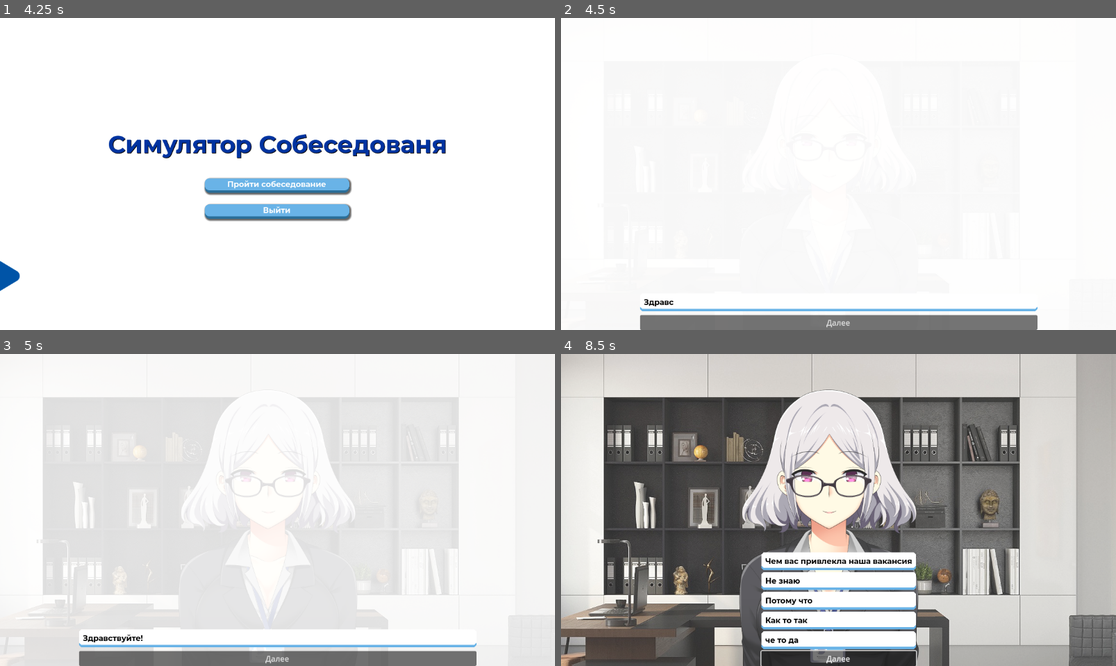
Above: before the commit, frames 1-4 (two rows, left to right).
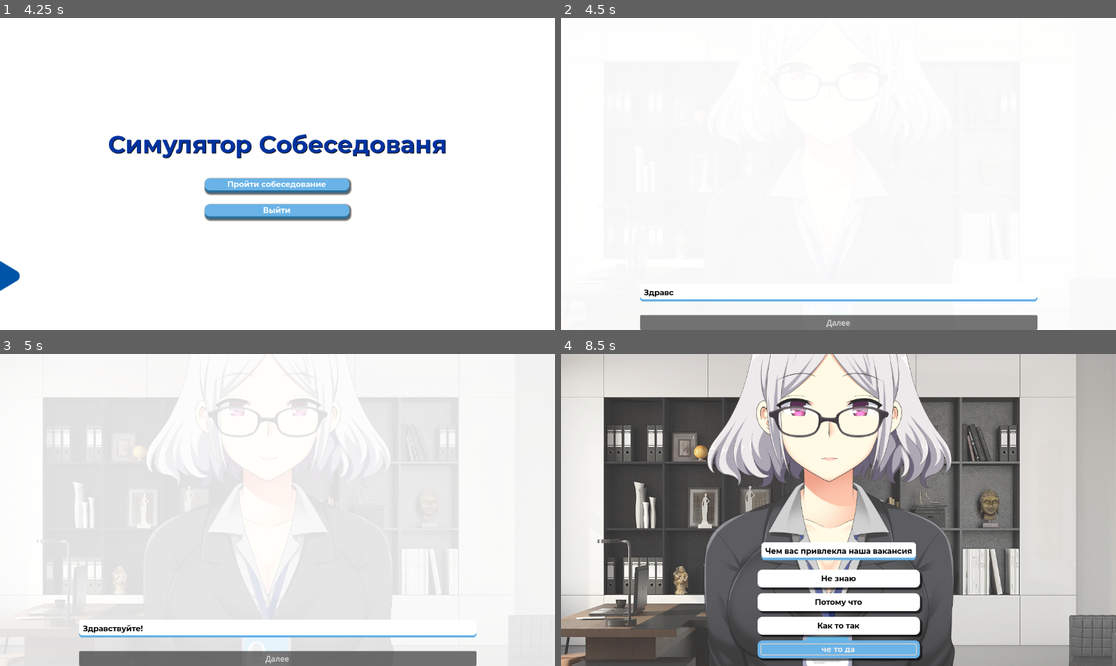
Above: after the commit, the same moments.

Repository: Baral-Chief-of-Compliance/InterviewSimulator
Game: Godot game, scene res://scenes/logo_load.tscn
The game is run twice, just before and just after one commit, with the same random seed, the same clock (stepped at 60 frames per second) and the same inputs.
Inputs (mouse positions are in pixels of both pictures, inside the frame that each line leads up to):
- Up to frame 1 (4.25 s): tap Enter at 2.75 s
- Up to frame 2 (4.5 s): click "Пройти собеседование" at 4.25 s
- Up to frame 3 (5 s): no input
- Up to frame 4 (8.5 s): click "Далее" at 5 s; click (838, 578) at 5.75 s, where only the run after the commit has a clickable "Не знаю"; click (838, 603) at 6.5 s, where only the run after the commit has a clickable "Потому что"; click (838, 625) at 7.25 s, where only the run after the commit has a clickable "Как то так"; click (838, 650) at 8 s, where only the run after the commit has a clickable "че то да"

Frame 1 is identical in both runs. In frame 2, 1.4% of the frame differs, in the area x 14-86%, y 87-94%; in frame 3, 6.5%; in frame 4, 27%, in the area x 25-71%, y 0-100%.

Commit message:
add reaction on answers

Diff:
--- /dev/null
+++ b/scenes/GameManager.gd
@@ -0,0 +1,44 @@
+extends Node
+
+
+class_name GameManager
+@onready var director = $"../VBoxContainer/Director"
+
+func change_reaction(reaction):
+
+	match reaction:
+		"smile":
+			$"../VBoxContainer/Director/sad".hide()
+			$"../VBoxContainer/Director/delighted".hide()
+			$"../VBoxContainer/Director/normal".hide()
+			$"../VBoxContainer/Director/shocked".hide()
+			$"../VBoxContainer/Director/smile".show()
+			print("smile")
+		"sad":
+			$"../VBoxContainer/Director/smile".hide()
+			$"../VBoxContainer/Director/delighted".hide()
+			$"../VBoxContainer/Director/normal".hide()
+			$"../VBoxContainer/Director/shocked".hide()
+			$"../VBoxContainer/Director/sad".show()
+			print("sad")
+		"delighted":
+			$"../VBoxContainer/Director/smile".hide()
+			$"../VBoxContainer/Director/sad".hide()
+			$"../VBoxContainer/Director/normal".hide()
+			$"../VBoxContainer/Director/shocked".hide()
+			$"../VBoxContainer/Director/delighted".show()
+			print("delighted")
+		"normal":
+			$"../VBoxContainer/Director/smile".hide()
+			$"../VBoxContainer/Director/sad".hide()
+			$"../VBoxContainer/Director/delighted".hide()
+			$"../VBoxContainer/Director/shocked".hide()
+			$"../VBoxContainer/Director/normal".show()
+			print("normal")
+		"shocked":
+			$"../VBoxContainer/Director/smile".hide()
+			$"../VBoxContainer/Director/sad".hide()
+			$"../VBoxContainer/Director/delighted".hide()
+			$"../VBoxContainer/Director/normal".hide()
+			$"../VBoxContainer/Director/shocked".show()
+			print("shocked")
--- /dev/null
+++ b/scenes/answer.gd
@@ -0,0 +1,13 @@
+extends Button
+
+
+var buttonLabel = ""
+var emotionalColor = ""
+var score = 0
+
+func _ready():
+	text = buttonLabel
+
+func _on_pressed():
+	var GameManager = get_tree().get_root().get_node("Game/GameManager")
+	GameManager.change_reaction(emotionalColor)
--- /dev/null
+++ b/scenes/answer.tscn
@@ -0,0 +1,57 @@
+[gd_scene load_steps=6 format=3 uid="uid://dso152qbhn751"]
+
+[ext_resource type="FontFile" uid="uid://but58youek45h" path="res://fonts/Montserrat-Bold.ttf" id="1_5xgb1"]
+[ext_resource type="Script" path="res://scenes/answer.gd" id="2_a1qa1"]
+
+[sub_resource type="StyleBoxFlat" id="StyleBoxFlat_68u2e"]
+bg_color = Color(1, 1, 1, 1)
+corner_radius_top_left = 10
+corner_radius_top_right = 10
+corner_radius_bottom_right = 10
+corner_radius_bottom_left = 10
+expand_margin_left = 8.0
+expand_margin_top = 8.0
+expand_margin_right = 8.0
+expand_margin_bottom = 8.0
+shadow_size = 2
+shadow_offset = Vector2(4, 4)
+
+[sub_resource type="StyleBoxFlat" id="StyleBoxFlat_u3jtg"]
+bg_color = Color(0.411765, 0.701961, 0.905882, 1)
+corner_radius_top_left = 10
+corner_radius_top_right = 10
+corner_radius_bottom_right = 10
+corner_radius_bottom_left = 10
+expand_margin_left = 8.0
+expand_margin_top = 8.0
+expand_margin_right = 8.0
+expand_margin_bottom = 8.0
+shadow_size = 2
+shadow_offset = Vector2(4, 4)
+
+[sub_resource type="StyleBoxFlat" id="StyleBoxFlat_t62sq"]
+bg_color = Color(0.172549, 0.447059, 0.623529, 1)
+corner_radius_top_left = 10
+corner_radius_top_right = 10
+corner_radius_bottom_right = 10
+corner_radius_bottom_left = 10
+expand_margin_left = 8.0
+expand_margin_top = 8.0
+expand_margin_right = 8.0
+expand_margin_bottom = 8.0
+shadow_size = 4
+
+[node name="answer" type="Button"]
+texture_filter = 1
+offset_right = 8.0
+offset_bottom = 8.0
+theme_override_colors/font_color = Color(0, 0, 0, 1)
+theme_override_fonts/font = ExtResource("1_5xgb1")
+theme_override_font_sizes/font_size = 16
+theme_override_styles/normal = SubResource("StyleBoxFlat_68u2e")
+theme_override_styles/hover = SubResource("StyleBoxFlat_u3jtg")
+theme_override_styles/pressed = SubResource("StyleBoxFlat_t62sq")
+text = "Тестовое название"
+script = ExtResource("2_a1qa1")
+
+[connection signal="pressed" from="." to="." method="_on_pressed"]
--- a/scenes/dialog.gd
+++ b/scenes/dialog.gd
@@ -2,6 +2,8 @@
 
 
 @onready var dialog_box = preload("res://scenes/dialog_box.tscn")
+@onready var answer = preload("res://scenes/answer.tscn")
+@onready var marginBetweenAnswers = preload("res://scenes/margin_between_answers.tscn")
 
 
 var current_question_index = 0
@@ -9,7 +11,8 @@
 
 var dialog = [
 	{
-		"question": "Здравствуйте! Меня зовут Александра и директор этой компании. И буду вас собеседовать."
+		"question": "Здравствуйте! Меня зовут Александра и директор этой компании. И буду вас собеседовать.",
+		"answers" : []
 	},
 	{
 		"question": "Чем вас привлекла наша вакансия",
@@ -17,24 +20,51 @@
 			{
 				"text": "Не знаю",
 				"score": -1,
-				"reaction" : "schock"
+				"emotionalColor" : "smile"
 			},
 			{
 				"text": "Потому что",
 				"score": -1,
-				"reaction" : "schock"
+				"emotionalColor" : "sad"
 			},
 
 			{
 				"text": "Как то так",
 				"score": -1,
-				"reaction" : "schock"
+				"emotionalColor" : "delighted"
 			},
 
 			{
 				"text": "че то да",
 				"score": -1,
-				"reaction" : "schock"
+				"emotionalColor" : "normal"
+			},
+		]
+	},
+	{
+		"question": "Это будет второй вопрос",
+		"answers": [
+			{
+				"text": "1",
+				"score": -1,
+				"emotionalColor" : "shocked"
+			},
+			{
+				"text": "2",
+				"score": -1,
+				"emotionalColor" : "smile"
+			},
+
+			{
+				"text": "3",
+				"score": -1,
+				"emotionalColor" : "sad"
+			},
+
+			{
+				"text": "4",
+				"score": -1,
+				"emotionalColor" : "delighted"
 			},
 		]
 	}
@@ -46,16 +76,30 @@
 	dialog_box_instantiate.dialogText = current_question["question"]
 	$VBoxContainer/question.add_child(dialog_box_instantiate)
 	dialog_box_instantiate.display_text(current_question["question"])
-	$VBoxContainer/Button.show()
+
+	#добавить расстояние между вопросом и ответами
+	var marginBetweenAnswersInstantiate = marginBetweenAnswers.instantiate()
+	$VBoxContainer/answeres.add_child(marginBetweenAnswersInstantiate)
+
+	if current_question["answers"] == []:
+		$VBoxContainer/Button.show()
+	else:
+		$VBoxContainer/Button.hide()
 
 func show_answers():
 	var answers = dialog[current_question_index]["answers"]
 
 	for a in answers:
-		var dialog_box_instantiate = dialog_box.instantiate()
-		dialog_box_instantiate.dialogText = a["text"]
-		$VBoxContainer/answeres.add_child(dialog_box_instantiate)
-		dialog_box_instantiate.display_text(a["text"])
+		var answer_instantiate = answer.instantiate()
+		answer_instantiate.buttonLabel = a["text"]
+		answer_instantiate.score = a["score"]
+		answer_instantiate.emotionalColor = a["emotionalColor"]
+		$VBoxContainer/answeres.add_child(answer_instantiate)
+
+		#добавляем расстояние между ответами
+		var marginBetweenAnswersInstantiate = marginBetweenAnswers.instantiate()
+		$VBoxContainer/answeres.add_child(marginBetweenAnswersInstantiate)
+		#answer_instantiate.display_text(a["text"])
 
 
 # Called when the node enters the scene tree for the first time.
@@ -83,6 +127,7 @@
 	clean_question()
 	clean_answers()
 
-	current_question_index =+ 1
+	current_question_index = current_question_index + 1
+	print(current_question_index)
 	show_question()
-	show_answers()
+	await show_answers()
--- a/scenes/game.tscn
+++ b/scenes/game.tscn
@@ -1,13 +1,29 @@
-[gd_scene load_steps=12 format=3 uid="uid://dwuk01hjwntqr"]
+[gd_scene load_steps=13 format=3 uid="uid://dwuk01hjwntqr"]
 
 [ext_resource type="Texture2D" uid="uid://cefe64xeaoyjq" path="res://sprites/backroundGame/directorOfice.jpg" id="1_g1lsw"]
 [ext_resource type="Script" path="res://scenes/game.gd" id="1_qbvbt"]
+[ext_resource type="Script" path="res://scenes/GameManager.gd" id="2_ho215"]
 [ext_resource type="Texture2D" uid="uid://d3etyn4h4ijaf" path="res://sprites/director/smile.png" id="2_yw4np"]
 [ext_resource type="Texture2D" uid="uid://bochhm60qntby" path="res://sprites/director/sad.png" id="3_vf4bf"]
 [ext_resource type="Texture2D" uid="uid://bmlvvdfgvvjwe" path="res://sprites/director/delighted.png" id="4_o52xh"]
 [ext_resource type="Texture2D" uid="uid://e1uo4r7m4v24" path="res://sprites/director/normal.png" id="5_1tsee"]
 [ext_resource type="Texture2D" uid="uid://d1bawn7y5tvwc" path="res://sprites/director/shocked.png" id="6_l64rx"]
 [ext_resource type="PackedScene" uid="uid://ta72r6k4eky2" path="res://scenes/dialog.tscn" id="8_iabpq"]
+
+[sub_resource type="Animation" id="Animation_m8kgp"]
+length = 0.001
+tracks/0/type = "value"
+tracks/0/imported = false
+tracks/0/enabled = true
+tracks/0/path = NodePath("whitePhone:color")
+tracks/0/interp = 1
+tracks/0/loop_wrap = true
+tracks/0/keys = {
+"times": PackedFloat32Array(0),
+"transitions": PackedFloat32Array(1),
+"update": 0,
+"values": [Color(1, 1, 1, 1)]
+}
 
 [sub_resource type="Animation" id="Animation_u3iy8"]
 resource_name = "animDesapiarPhone"
@@ -25,21 +41,6 @@
 "values": [Color(1, 1, 1, 1), Color(1, 1, 1, 0)]
 }
 
-[sub_resource type="Animation" id="Animation_m8kgp"]
-length = 0.001
-tracks/0/type = "value"
-tracks/0/imported = false
-tracks/0/enabled = true
-tracks/0/path = NodePath("whitePhone:color")
-tracks/0/interp = 1
-tracks/0/loop_wrap = true
-tracks/0/keys = {
-"times": PackedFloat32Array(0),
-"transitions": PackedFloat32Array(1),
-"update": 0,
-"values": [Color(1, 1, 1, 1)]
-}
-
 [sub_resource type="AnimationLibrary" id="AnimationLibrary_c4t0i"]
 _data = {
 "RESET": SubResource("Animation_m8kgp"),
@@ -48,6 +49,9 @@
 
 [node name="Game" type="CanvasLayer"]
 script = ExtResource("1_qbvbt")
+
+[node name="GameManager" type="Node" parent="."]
+script = ExtResource("2_ho215")
 
 [node name="TextureRect" type="TextureRect" parent="."]
 anchors_preset = 15
@@ -69,29 +73,29 @@
 grow_horizontal = 2
 grow_vertical = 0
 
-[node name="StaticBody2D" type="StaticBody2D" parent="VBoxContainer"]
-scale = Vector2(0.5, 0.5)
+[node name="Director" type="StaticBody2D" parent="VBoxContainer"]
+scale = Vector2(0.7, 0.7)
 
-[node name="smile" type="Sprite2D" parent="VBoxContainer/StaticBody2D"]
+[node name="smile" type="Sprite2D" parent="VBoxContainer/Director"]
 position = Vector2(0, -640)
 texture = ExtResource("2_yw4np")
 
-[node name="sad" type="Sprite2D" parent="VBoxContainer/StaticBody2D"]
+[node name="sad" type="Sprite2D" parent="VBoxContainer/Director"]
 visible = false
 position = Vector2(0, -640)
 texture = ExtResource("3_vf4bf")
 
-[node name="delighted" type="Sprite2D" parent="VBoxContainer/StaticBody2D"]
+[node name="delighted" type="Sprite2D" parent="VBoxContainer/Director"]
 visible = false
 position = Vector2(0, -640)
 texture = ExtResource("4_o52xh")
 
-[node name="normal" type="Sprite2D" parent="VBoxContainer/StaticBody2D"]
+[node name="normal" type="Sprite2D" parent="VBoxContainer/Director"]
 visible = false
 position = Vector2(0, -640)
 texture = ExtResource("5_1tsee")
 
-[node name="shocked" type="Sprite2D" parent="VBoxContainer/StaticBody2D"]
+[node name="shocked" type="Sprite2D" parent="VBoxContainer/Director"]
 visible = false
 position = Vector2(0, -640)
 texture = ExtResource("6_l64rx")
--- a/scenes/logo_load.tscn
+++ b/scenes/logo_load.tscn
@@ -2,6 +2,21 @@
 
 [ext_resource type="Texture2D" uid="uid://cv4bldy6005sb" path="res://sprites/logoLoad/small_logo.jpg" id="1_oiwvr"]
 [ext_resource type="Script" path="res://scenes/logo_load.gd" id="1_rse1p"]
+
+[sub_resource type="Animation" id="Animation_h84cw"]
+length = 0.001
+tracks/0/type = "value"
+tracks/0/imported = false
+tracks/0/enabled = true
+tracks/0/path = NodePath("ColorRect2:color")
+tracks/0/interp = 1
+tracks/0/loop_wrap = true
+tracks/0/keys = {
+"times": PackedFloat32Array(0),
+"transitions": PackedFloat32Array(1),
+"update": 0,
+"values": [Color(1, 1, 1, 1)]
+}
 
 [sub_resource type="Animation" id="Animation_mq3fm"]
 resource_name = "bootLogo"
@@ -17,21 +32,6 @@
 "transitions": PackedFloat32Array(1, 1, 1, 1),
 "update": 0,
 "values": [Color(1, 1, 1, 1), Color(1, 1, 1, 0), Color(1, 1, 1, 0), Color(1, 1, 1, 1)]
-}
-
-[sub_resource type="Animation" id="Animation_h84cw"]
-length = 0.001
-tracks/0/type = "value"
-tracks/0/imported = false
-tracks/0/enabled = true
-tracks/0/path = NodePath("ColorRect2:color")
-tracks/0/interp = 1
-tracks/0/loop_wrap = true
-tracks/0/keys = {
-"times": PackedFloat32Array(0),
-"transitions": PackedFloat32Array(1),
-"update": 0,
-"values": [Color(1, 1, 1, 1)]
 }
 
 [sub_resource type="AnimationLibrary" id="AnimationLibrary_4e51g"]
--- /dev/null
+++ b/scenes/margin_between_answers.tscn
@@ -0,0 +1,7 @@
+[gd_scene format=3 uid="uid://b2rvfm4gdju0"]
+
+[node name="marginBetweenAnswers" type="MarginContainer"]
+offset_right = 40.0
+offset_bottom = 40.0
+theme_override_constants/margin_top = 10
+theme_override_constants/margin_bottom = 10
